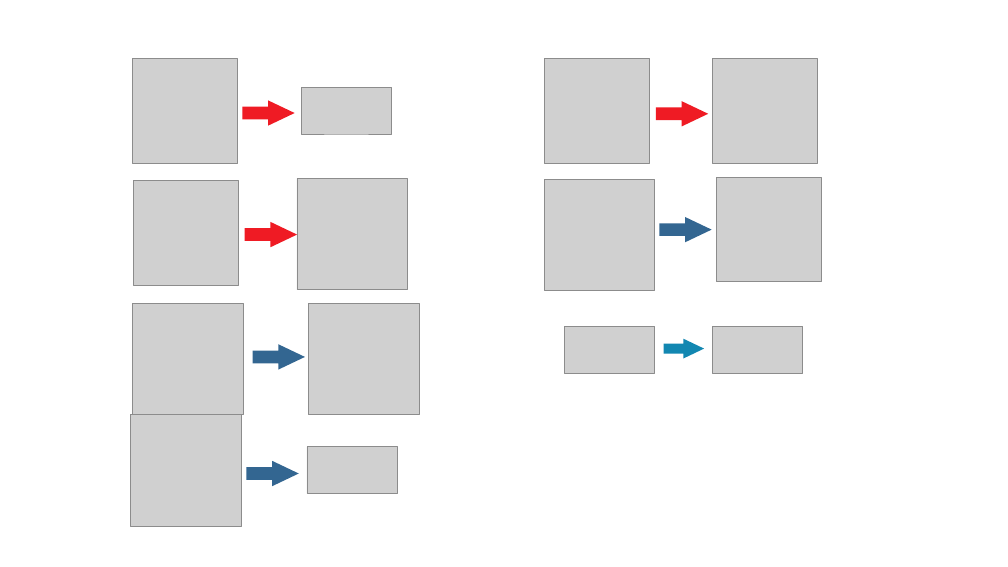
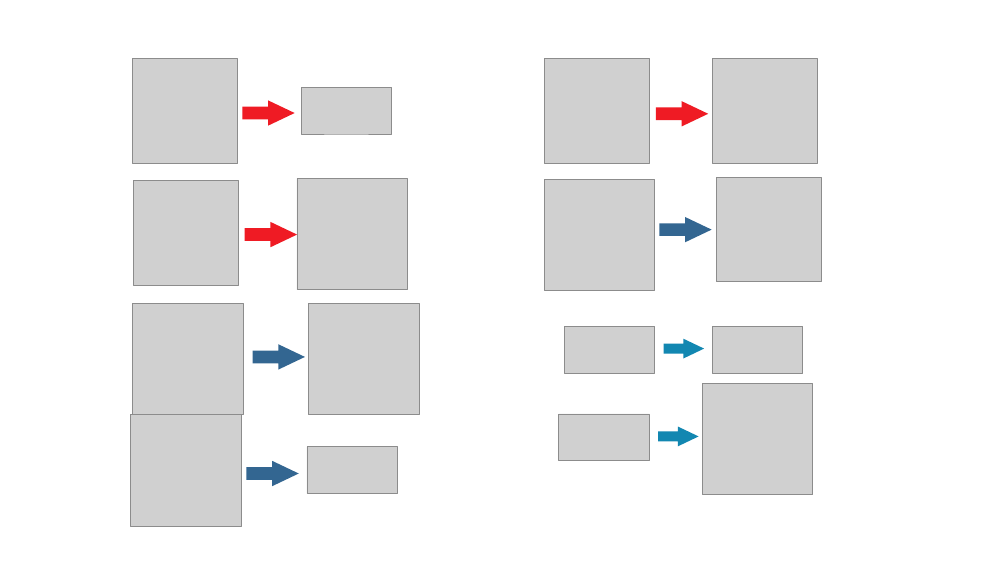
Before and after one commit to dimarudik/bublik, a slide deck: slide 1 of sql/pictures.pptx. Drawn at 1008x567 pixels with LibreOffice and Linux fonts; fonts in the diff are those of the drawing; grey boxes stand for pictures. Boxes give left, top, right and bottom in pixels: in the first picture for what was removed or moved away, otherwise in the second. Text is boxed around its words. In the diff, an @@ line names an element or a change of style, - is before the commit and + after.

```diff
--- a/sql/pictures.pptx
+++ b/sql/pictures.pptx
@@ picture added at [702, 383, 813, 495] @@
@@ picture added at [559, 414, 650, 461] @@
@@ right arrow added at [658, 426, 699, 446], fill #1287B1 @@
```
Also in this commit, not shown: 22 other files.
